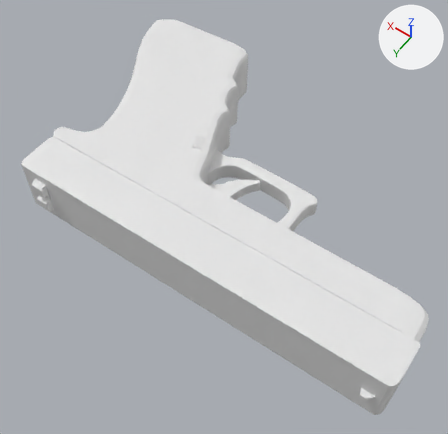
Before and after pictures for a commit that changed the Blender file blender/Glock17.blend.
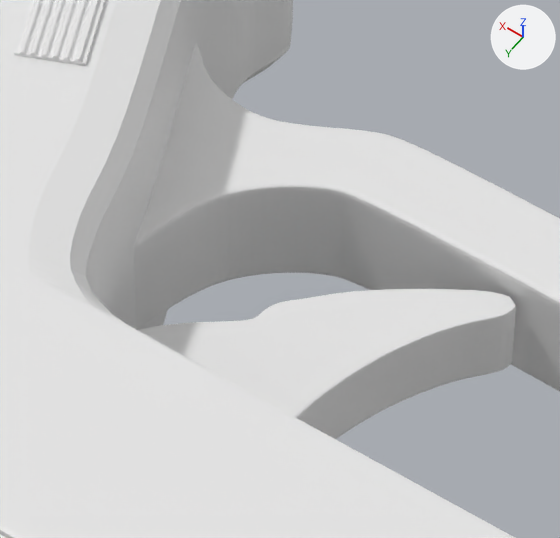
The first picture shows the older version from a 50 mm lens placed at (-1.73, 2.82, 3.76), pointed at (0.06, 0.31, -0.18). The close-ups show both versions on the part from 42% to 59% of the width and 32% to 49% of the height of that picture; other places that the commit changed are outside them. Every picture has the same lights, and +X, +Y and +Z are marked at upper right.

Names of what the first close-up shows: 'Corps', 'Ejecteur', 'gachette'.
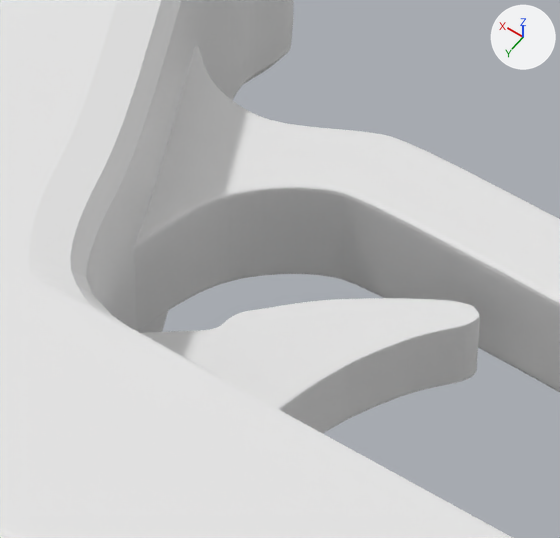
The newer file is also turned or shifted as a whole; pictures and numbers use the older file's frame.

Where the change shows, as pixel boxes [x1, y1, x2, y2] in the close-ups (560 x 538 px):
'gachette', moved: before [138, 289, 516, 439]; after [141, 298, 480, 434]
'Ejecteur', moved, turned (not visible afterwards): before [14, 0, 106, 66]

The edits, one by one:
Object 'gachette' (ob_gachette) moves from (0.113, 0.364, 0.0) to (0.138, 0.399, 0.0).
Object 'Ejecteur' (ob_ejecteur) moves from (0.47, 0.083, 0.137) to (0.527, -0.043, 0.154).
Object 'Ejecteur' (ob_ejecteur) turns from (0, 0.5, 24) to (0, 0, 24) degrees about x, y and z.
